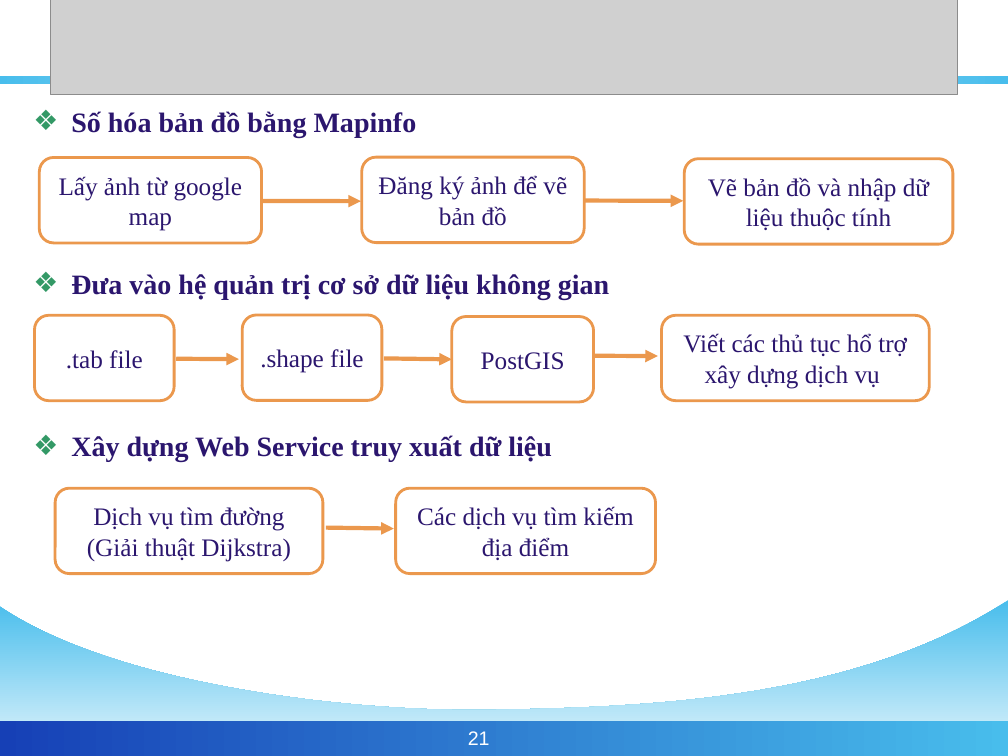
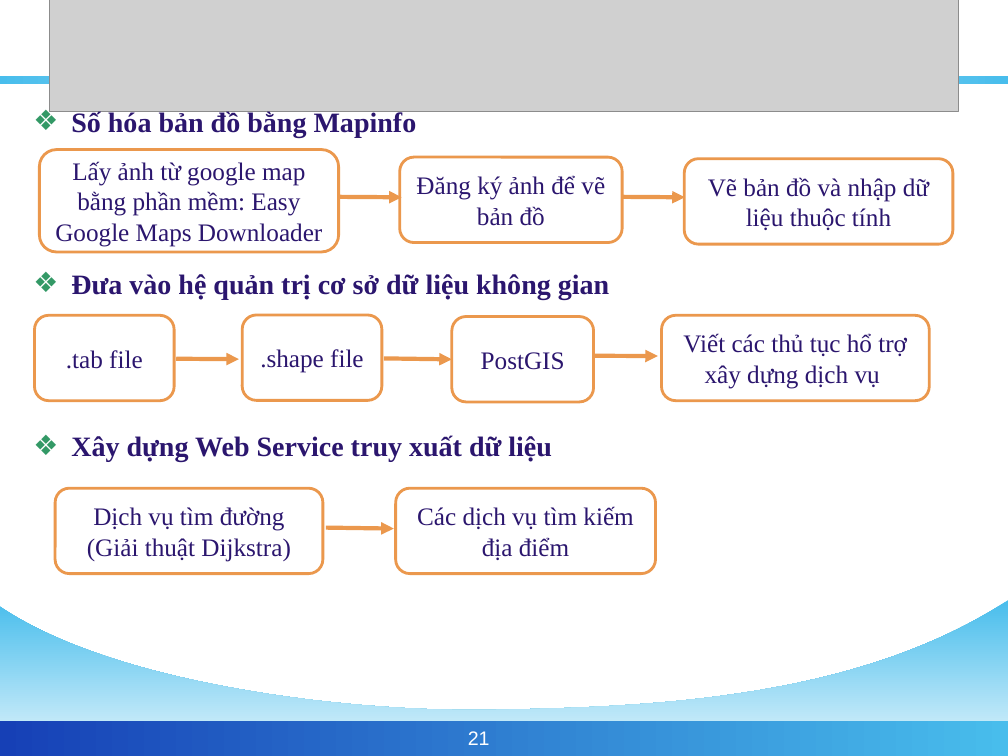
Before and after one commit to phamngsinh/cantho-webgis, a slide deck: slide 21 of Document/Bao Cao/BaoCaoLuanVan2.ppt. Drawn at 1008x756 pixels with LibreOffice and Linux fonts; fonts in the diff are those of the drawing; grey boxes stand for pictures; background and template pictures are left out. Boxes give left, top, right and bottom in pixels: in the first picture for what was removed or moved away, otherwise in the second. Text is boxed around its words. In the diff, an @@ line names an element or a change of style, - is before the commit and + after.

```diff
--- a/Document/Bao Cao/BaoCaoLuanVan2.ppt
+++ b/Document/Bao Cao/BaoCaoLuanVan2.ppt
@@ picture resized from (x1=50, y1=0, x2=958, y2=95) to (x1=49, y1=0, x2=958, y2=112) @@
@@ rounded rectangle "Lấy ảnh từ google map ..." resized from (x1=39, y1=157, x2=261, y2=243) to (x1=39, y1=149, x2=339, y2=252) @@
@@ text in rounded rectangle at (x1=55, y1=161, x2=322, y2=247): text changed @@
-Lấy ảnh từ google map
+Lấy ảnh từ google map bằng phần mềm: Easy Google Maps Downloader
@@ rounded rectangle "Đăng ký ảnh để vẽ ..." moved from (x1=362, y1=157, x2=585, y2=243) to (x1=400, y1=157, x2=623, y2=243) @@
@@ arrow moved from (261, 201) - (361, 202) to (339, 197) - (402, 198) @@
@@ arrow moved from (584, 201) - (683, 201) to (622, 197) - (684, 198) @@
```
Also in this commit, not shown: 28 other slides changed.
